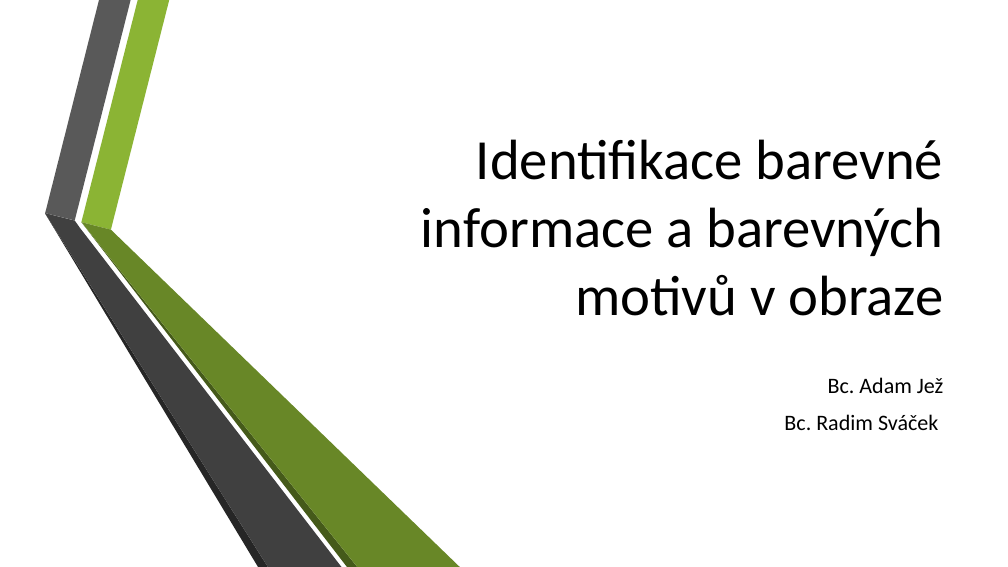
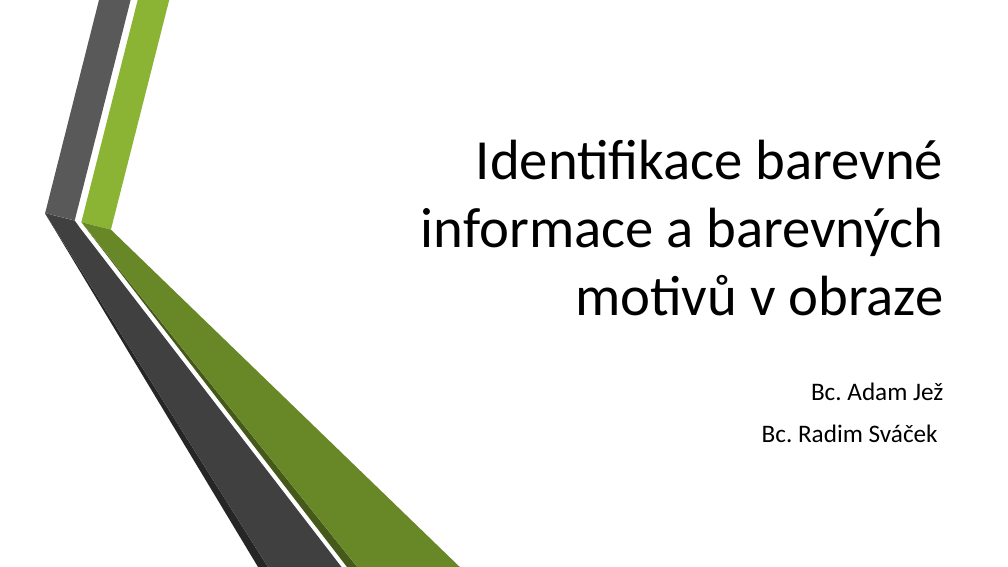
Before and after one commit to adamjez/ZPO, a slide deck: slide 1 of ZPO.App/Docs/zpo_prezentace.pptx. Drawn at 1008x567 pixels with LibreOffice and Linux fonts; fonts in the diff are those of the drawing; background and template pictures are left out. Boxes give left, top, right and bottom in pixels: in the first picture for what was removed or moved away, otherwise in the second. Text is boxed around its words. In the diff, an @@ line names an element or a change of style, - is before the commit and + after.

```diff
--- a/ZPO.App/Docs/zpo_prezentace.pptx
+++ b/ZPO.App/Docs/zpo_prezentace.pptx
@@ subtitle "Bc. Adam Jež" at [762,382,943,442]: size 21 to 24 pt @@
```
Also in this commit, not shown: 2 other slides changed, 4 other files.
